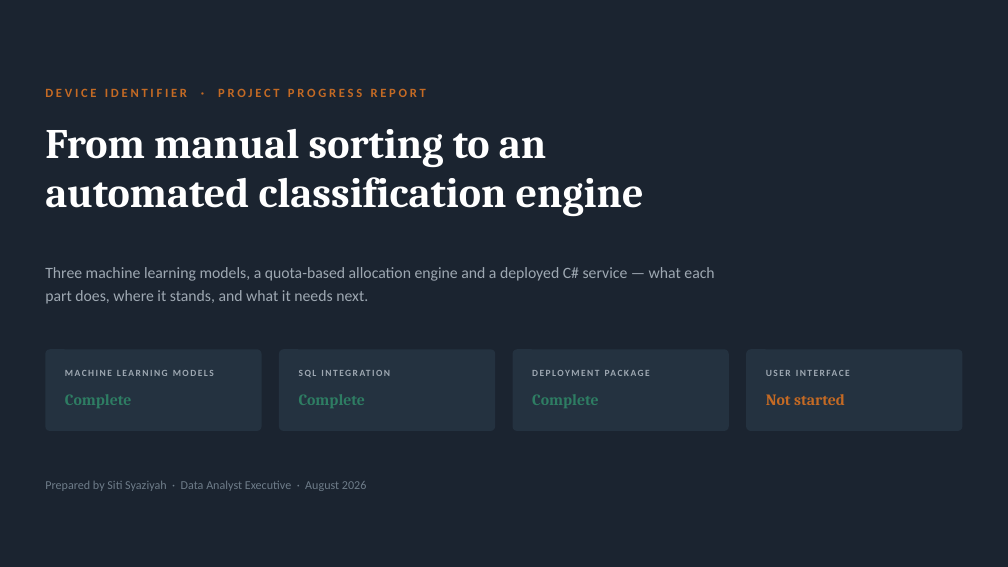
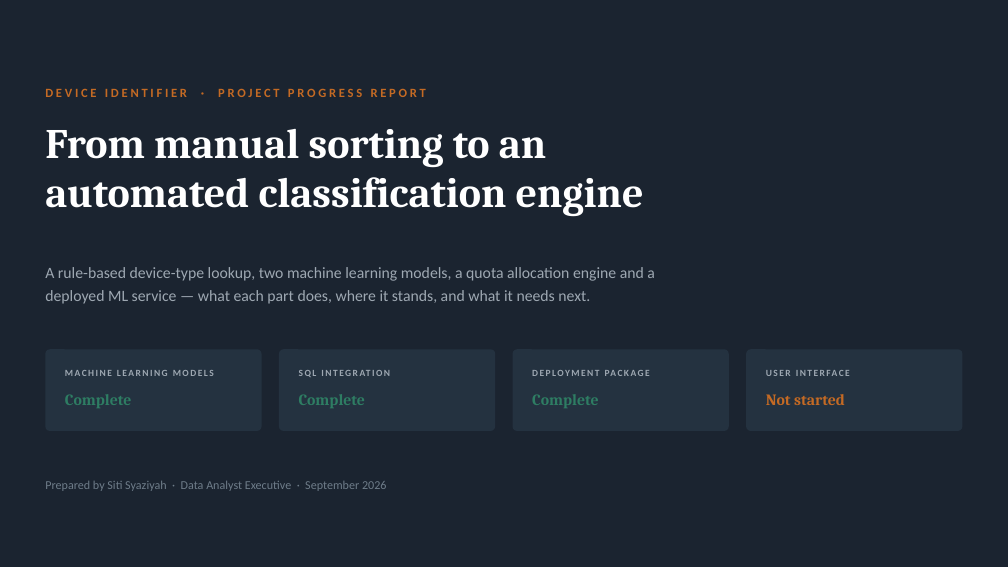
Before and after one commit to Syaziyah30/DeviceCluster, a slide deck: slide 1 of handoff/DeviceIdentifierProgress.pptx. Drawn at 1008x567 pixels with LibreOffice and Linux fonts; fonts in the diff are those of the drawing. Boxes give left, top, right and bottom in pixels: in the first picture for what was removed or moved away, otherwise in the second. Text is boxed around its words. In the diff, an @@ line names an element or a change of style, - is before the commit and + after.

```diff
--- a/handoff/DeviceIdentifierProgress.pptx
+++ b/handoff/DeviceIdentifierProgress.pptx
@@ text at (45, 267, 655, 304): text changed @@
-Three machine learning models, a quota-based allocation engine and a deployed C# service — what each part does, where it stands, and what it needs next.
+A rule-based device-type lookup, two machine learning models, a quota allocation engine and a deployed ML service — what each part does, where it stands, and what it needs next.
@@ text at (45, 481, 386, 491): text changed @@
-Prepared by Siti Syaziyah · Data Analyst Executive · August 2026
+Prepared by Siti Syaziyah · Data Analyst Executive · September 2026
```
Also in this commit, not shown: 15 other slides changed, 2 slides added.
